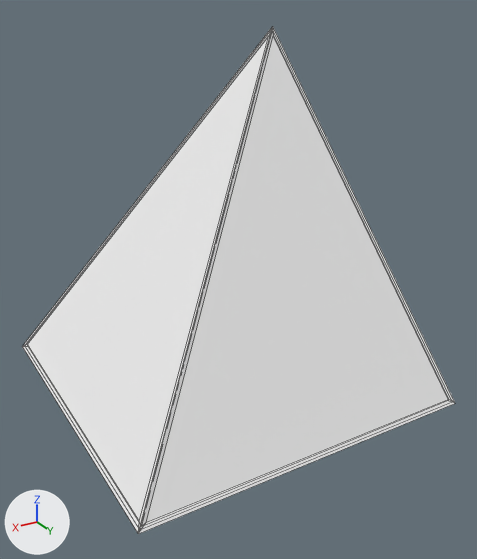
Renders of the Blender file res/blender/shapes/slantCornerOut.blend from each side of a commit.
Both versions are drawn from a camera (50 mm lens) standing at (0.902, 1.602, 0.609) and looking at (-0.009, 0.083, -0.15). The lights are fixed; the arrows at lower left show +X, +Y and +Z. Mesh edges are drawn as thin lines.

Objects in the first picture: 'Shape', 'WireFrame'.
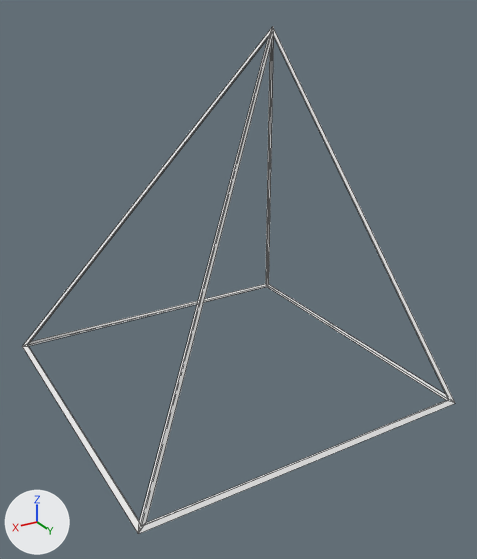
Pixel boxes (x1, y1, x2, y2) of what changed, in the pictures (477 x 559 px):
'Shape', hidden
    before: (27, 36, 448, 523)

The change in detail:
Object 'Shape' (ob_shape) is now hidden.
